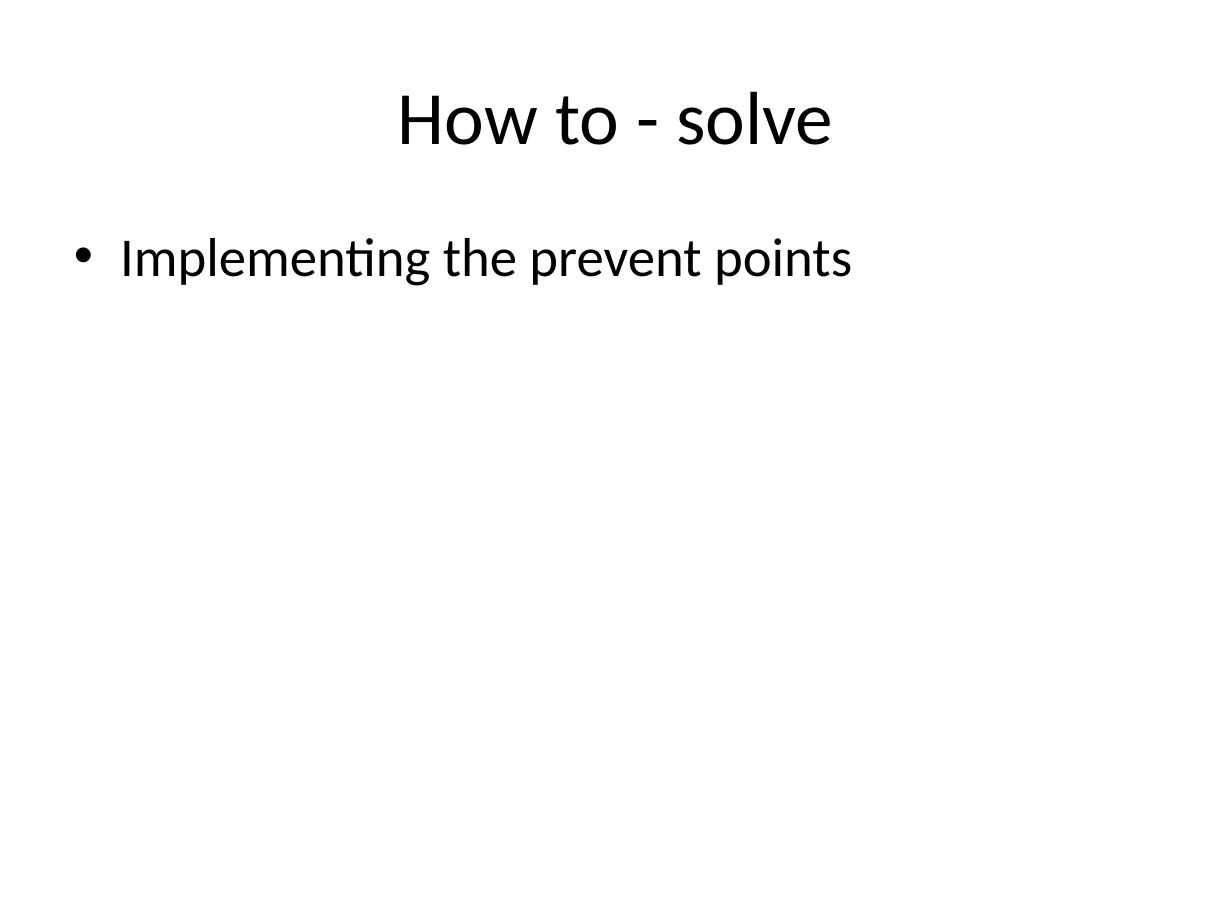
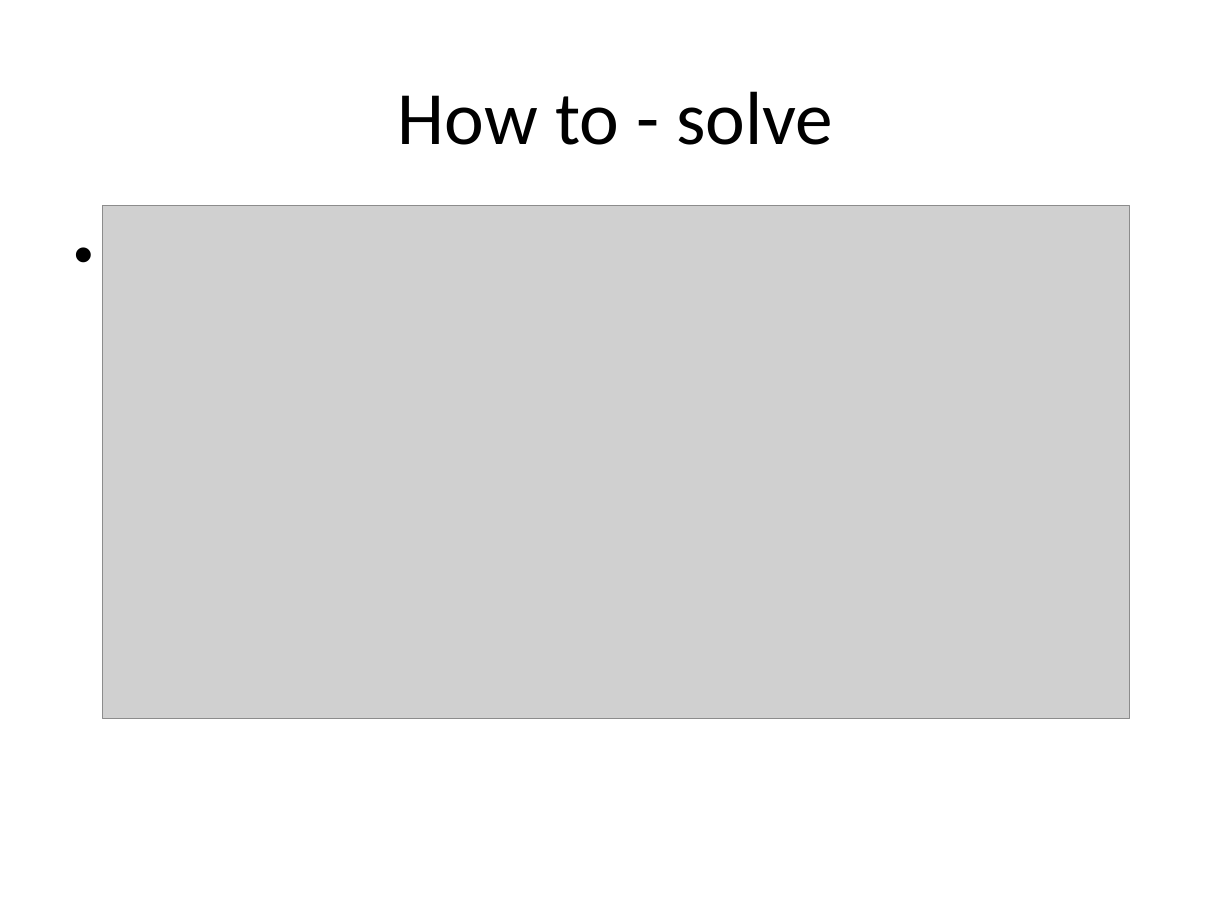
Before and after one commit to Picopic/Possession, a slide deck: slide 5 of Beta/Betapresentation.pptx. Drawn at 1232x924 pixels with LibreOffice and Linux fonts; fonts in the diff are those of the drawing; grey boxes stand for pictures. Boxes give left, top, right and bottom in pixels: in the first picture for what was removed or moved away, otherwise in the second. Text is boxed around its words. In the diff, an @@ line names an element or a change of style, - is before the commit and + after.

```diff
--- a/Beta/Betapresentation.pptx
+++ b/Beta/Betapresentation.pptx
@@ picture added at (102, 206, 1130, 719) @@
@@ text removed at (120, 238, 852, 286) @@
-• Implementing the prevent points
```
Also in this commit, not shown: 5 other slides changed, 45 other files.
